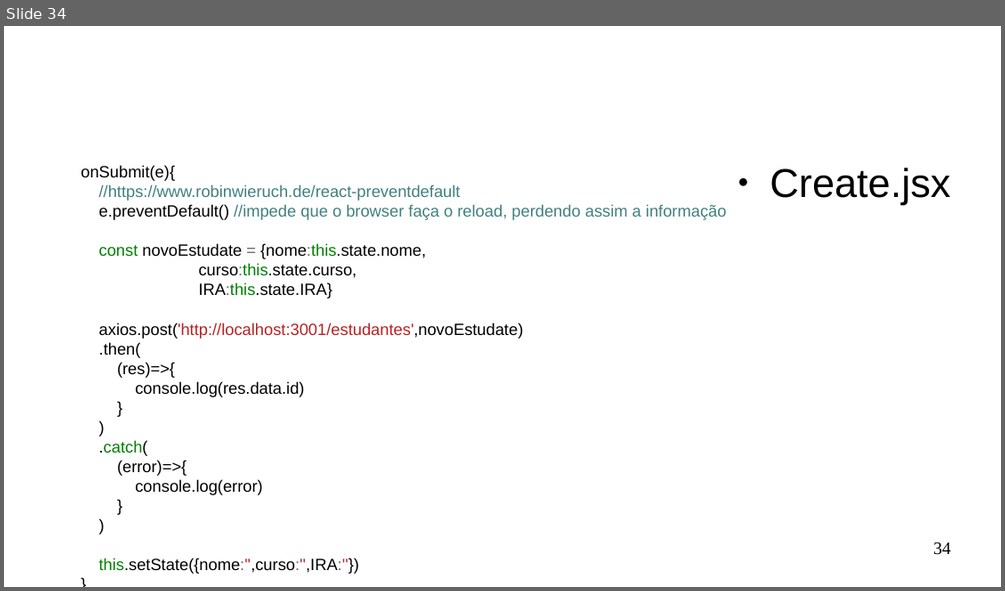
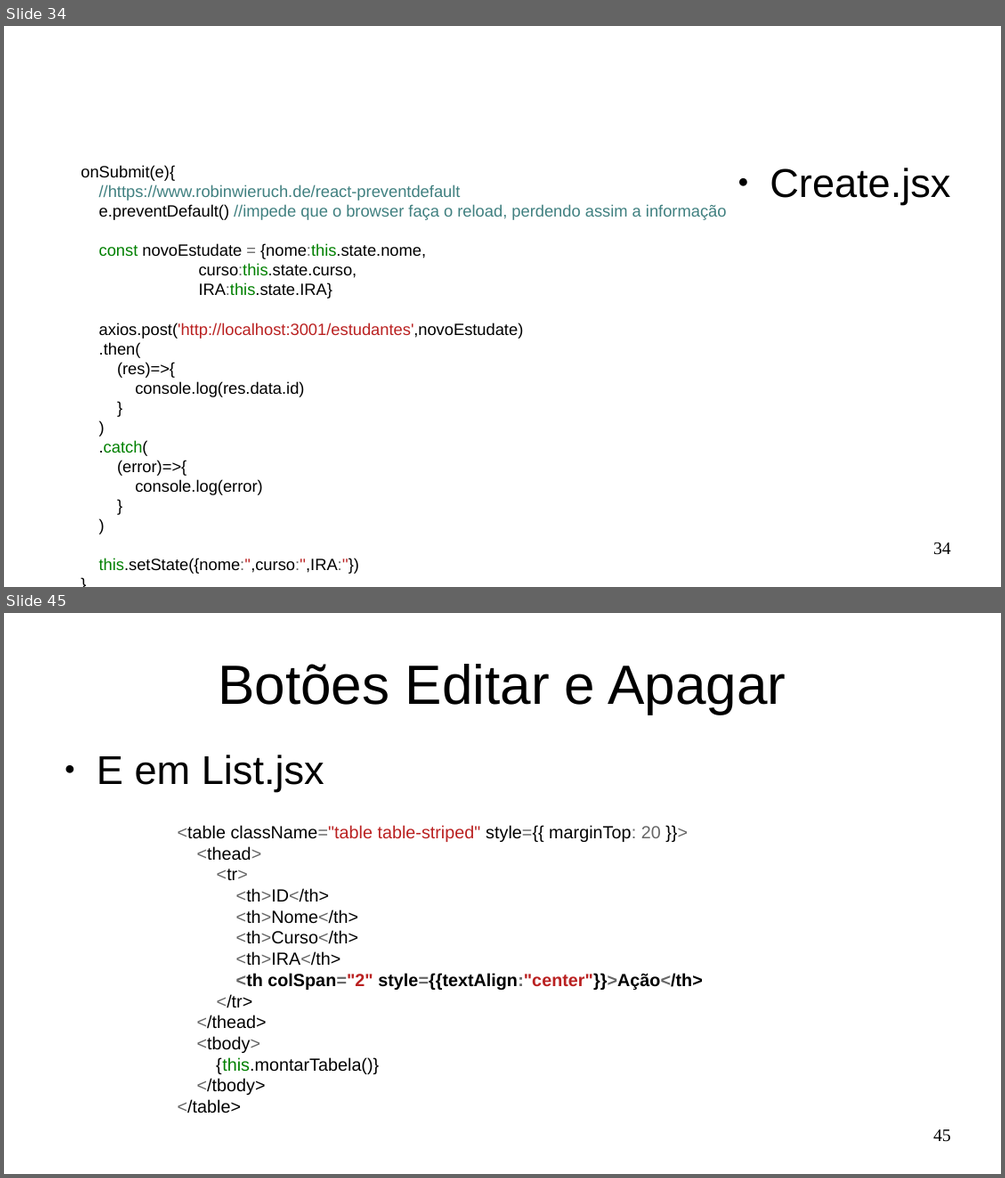
Before and after one commit to Marques-Dev/WEB_2020-1, a slide deck: SLIDES/aula03.odp. Shown one above the other, each under a label of ours: slide 34 before the commit, slides 34 and 45 after it; the slides between them are not shown. The pictures are 1005x591 and 1005x1178 pixels, drawn with LibreOffice and Linux fonts; fonts in the diff are those of the drawing. Boxes give left, top, right and bottom in pixels: in the first picture for what was removed or moved away, otherwise in the second. Text is boxed around its words. In the diff, an @@ line names an element or a change of style, - is before the commit and + after.

```diff
--- a/SLIDES/aula03.odp
+++ b/SLIDES/aula03.odp
@@ slide 45 added at [4, 613, 1001, 1174], background #FFFFFF @@
@@ title added at [218, 664, 785, 714], 44 pt, text #000000 @@
+Botões Editar e Apagar
@@ text added at [97, 755, 324, 792], 32 pt, text #000000 @@
+● E em List.jsx
@@ text added at [178, 825, 702, 1113], 14 pt, text #000000 @@
+<table className="table table-striped" style={{ marginTop: 20 }}>
+<thead>
+<tr>
+<th>ID</th>
+<th>Nome</th>
+<th>Curso</th>
+<th>IRA</th>
+<th colSpan="2" style={{textAlign:"center"}}>Ação</th>
+</tr>
+</thead>
+<tbody>
+{this.montarTabela()}
+</tbody>
+</table>
@@ page number added at [933, 1129, 951, 1142], 14 pt, text #000000 @@
+45
```
Also in this commit, not shown: 1 slide changed, 15 other slides added, 6 slides removed, 7 other files.
